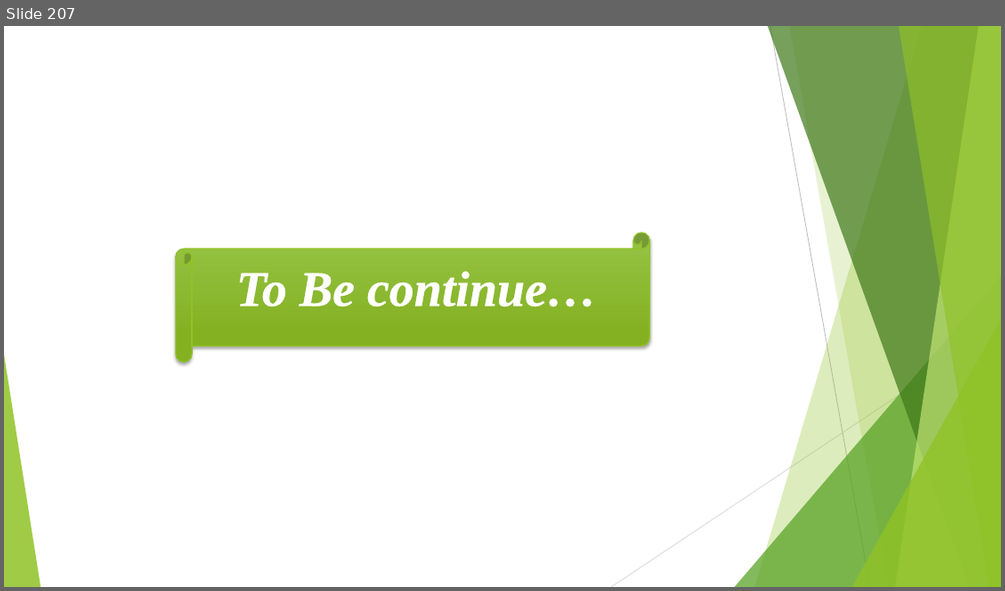
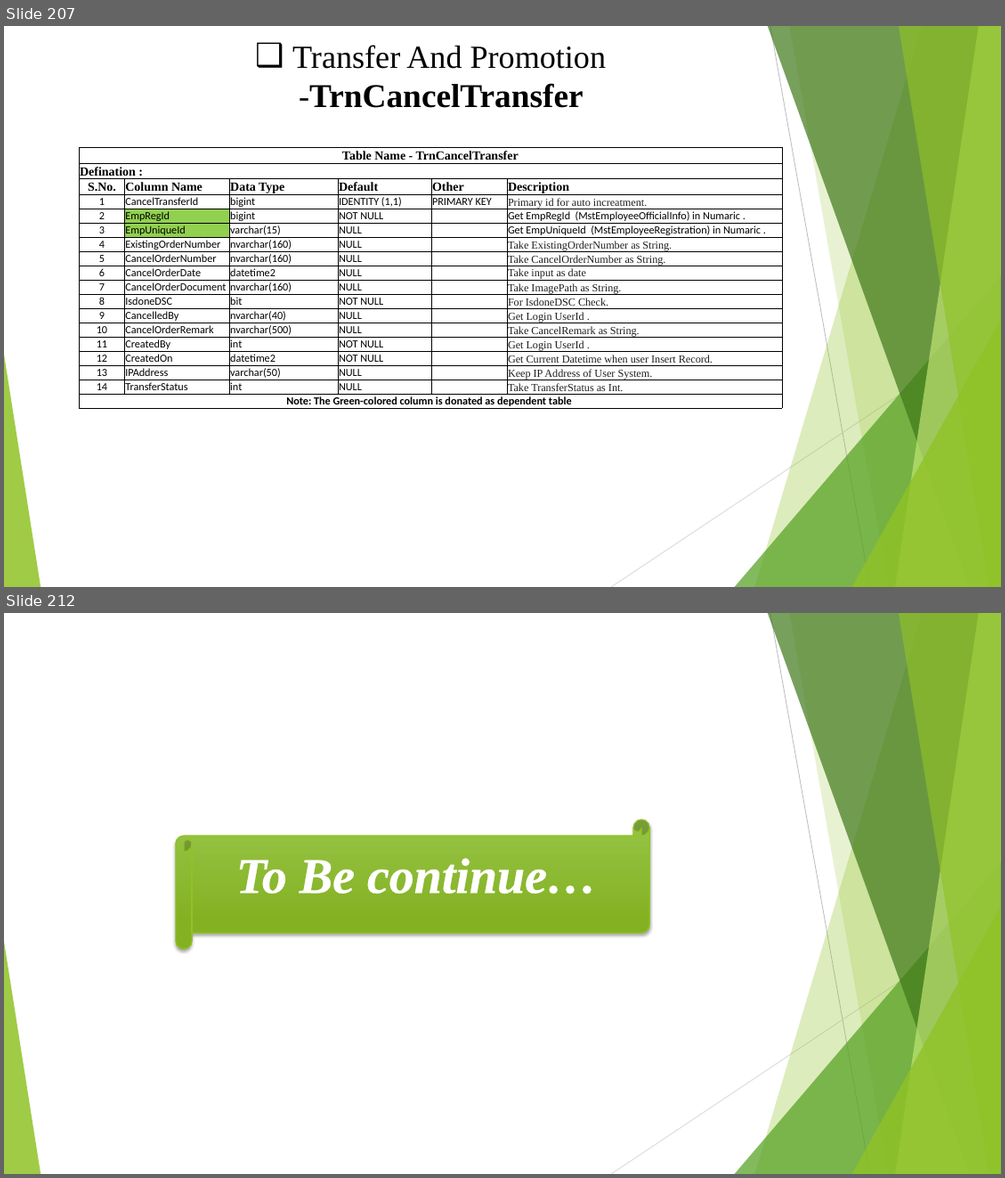
Before and after one commit to SFA-Technologies-Pvt-Ltd/School_EducationPortal3.0_tableSchema, a slide deck: SchoolEducationPortal3.0_DB_Structure_18-05-2024 - Kapil.pptx. Shown one above the other, each under a label of ours: slide 207 before the commit, slides 207 and 212 after it; the slides between them are not shown. The pictures are 1005x591 and 1005x1178 pixels, drawn with LibreOffice and Linux fonts; fonts in the diff are those of the drawing. Boxes give left, top, right and bottom in pixels: in the first picture for what was removed or moved away, otherwise in the second. Text is boxed around its words. In the diff, an @@ line names an element or a change of style, - is before the commit and + after.

```diff
--- a/SchoolEducationPortal3.0_DB_Structure_18-05-2024 - Kapil.pptx
+++ b/SchoolEducationPortal3.0_DB_Structure_18-05-2024 - Kapil.pptx
@@ slide 207 added at (x1=4, y1=26, x2=1001, y2=587), background #FFFFFF; not listed: 10 template elements that a slide beside it also shows @@
@@ text added at (x1=292, y1=45, x2=607, y2=108), 31 pt, text #000000 @@
+❑ Transfer And Promotion -TrnCancelTransfer
@@ table added at (x1=79, y1=147, x2=781, y2=410), 18 rows, 6 columns @@
+Table Name - TrnCancelTransfer |  |  |  |  | 
+Defination : |  |  |  |  | 
+S.No. | Column Name | Data Type | Default | Other | Description
+1 | CancelTransferId | bigint | IDENTITY (1,1) | PRIMARY KEY | Primary id for auto increatment.
+2 | EmpRegId | bigint | NOT NULL |  | Get EmpRegId (MstEmployeeOfficialInfo) in Numaric .
+3 | EmpUniqueId | varchar(15) | NULL |  | Get EmpUniqueId (MstEmployeeRegistration) in Numaric .
+4 | ExistingOrderNumber | nvarchar(160) | NULL |  | Take ExistingOrderNumber as String.
+5 | CancelOrderNumber | nvarchar(160) | NULL |  | Take CancelOrderNumber as String.
+6 | CancelOrderDate | datetime2 | NULL |  | Take input as date
+7 | CancelOrderDocument | nvarchar(160) | NULL |  | Take ImagePath as String.
+8 | IsdoneDSC | bit | NOT NULL |  | For IsdoneDSC Check.
+9 | CancelledBy | nvarchar(40) | NULL |  | Get Login UserId .
+10 | CancelOrderRemark | nvarchar(500) | NULL |  | Take CancelRemark as String.
+11 | CreatedBy | int | NOT NULL |  | Get Login UserId .
+12 | CreatedOn | datetime2 | NOT NULL |  | Get Current Datetime when user Insert Record.
+13 | IPAddress | varchar(50) | NULL |  | Keep IP Address of User System.
+14 | TransferStatus | int | NULL |  | Take TransferStatus as Int.
+Note: The Green-colored column is donated as dependent table |  |  |  |  | 
@@ what was slide 207 is now slide 212 @@
```
Also in this commit, not shown: 10 other slides added, 6 slides removed, 10 other files.
